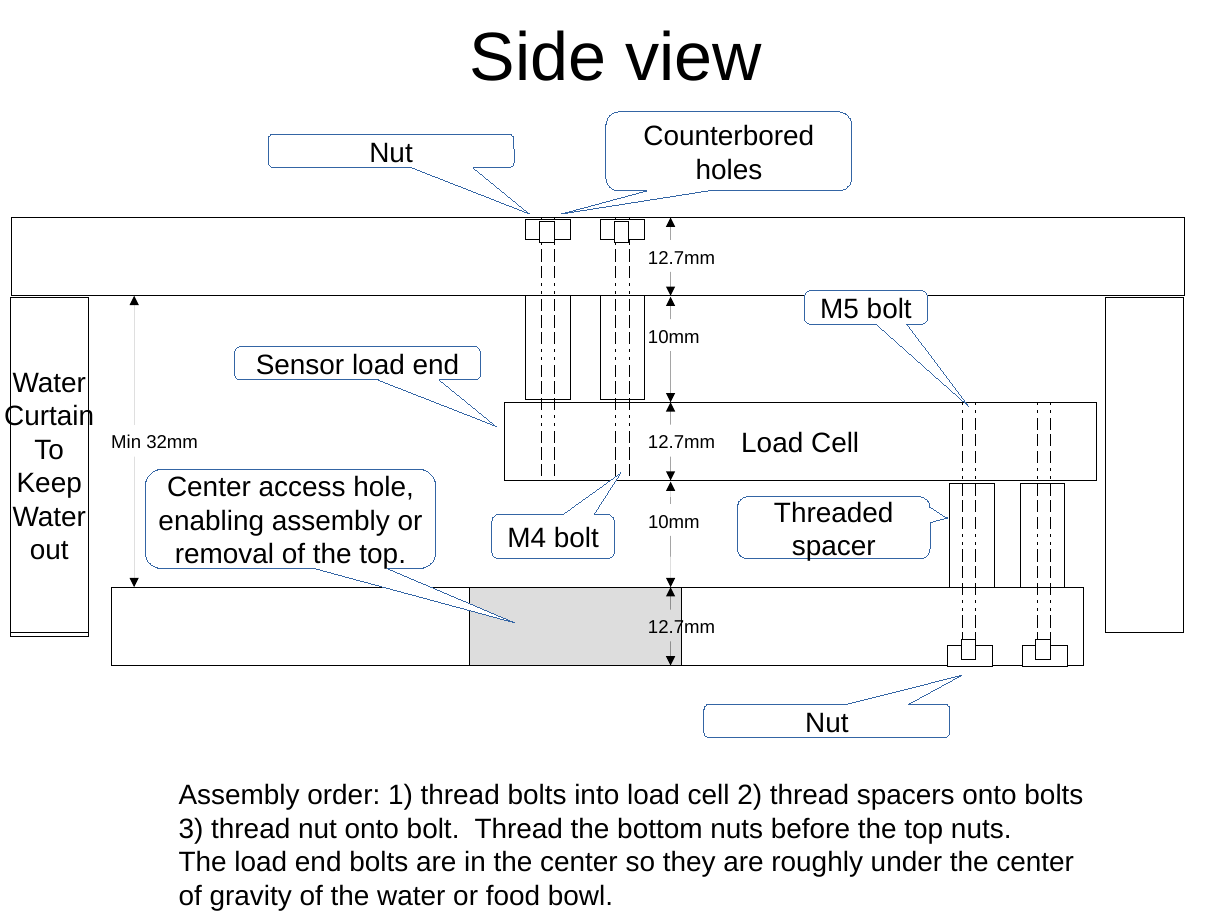
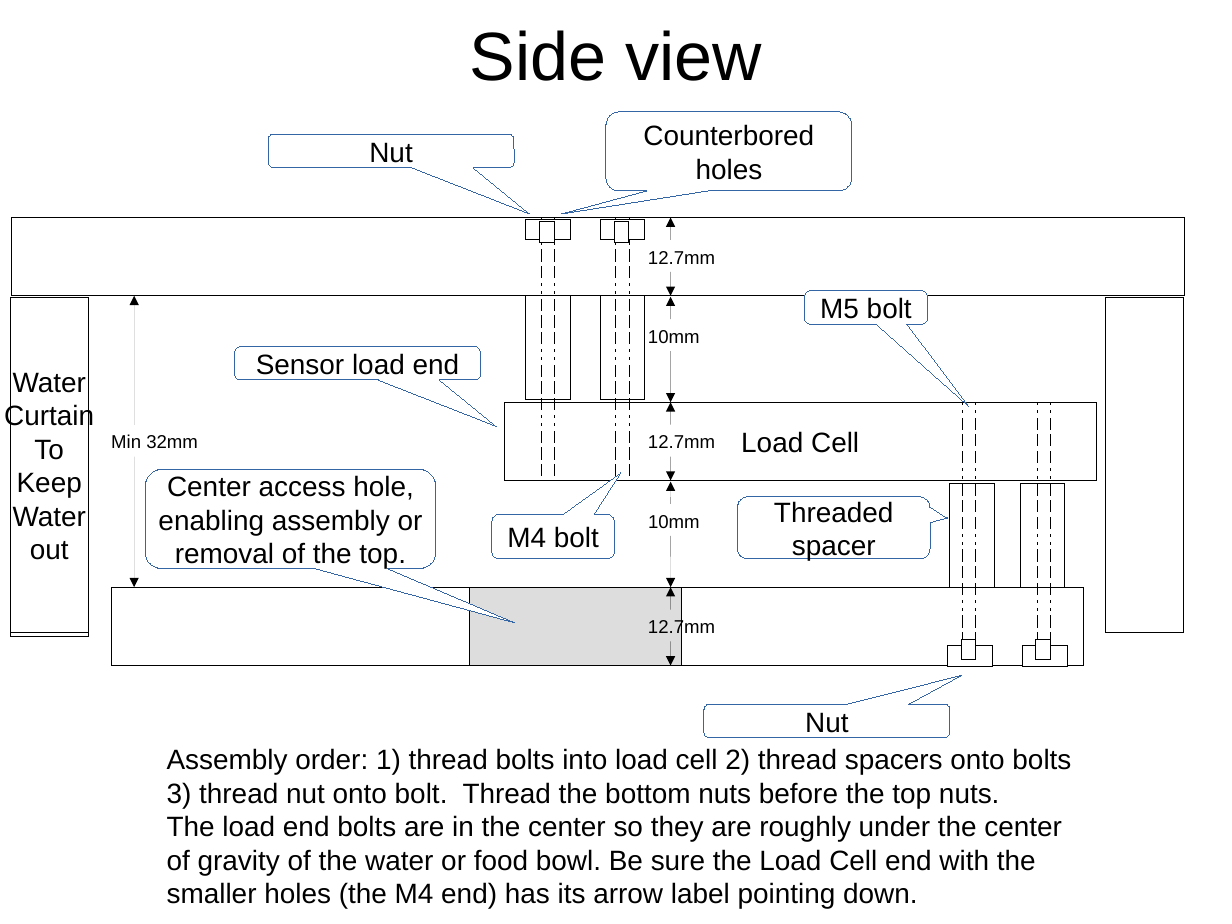
Before and after one commit to bneedhamia/CurieBLEBowlScale, a slide deck: slide 2 of MechanicalNotes.odp. Drawn at 1232x924 pixels with LibreOffice and Linux fonts; fonts in the diff are those of the drawing. Boxes give left, top, right and bottom in pixels: in the first picture for what was removed or moved away, otherwise in the second. Text is boxed around its words. In the diff, an @@ line names an element or a change of style, - is before the commit and + after.

```diff
--- a/MechanicalNotes.odp
+++ b/MechanicalNotes.odp
@@ text "Assembly order: 1) thread bolts ...": place and size @@
-text "Assembly order: 1) thread bolts ..." at bbox=[179, 783, 1083, 910]
+text "Assembly order: 1) thread bolts ..." at bbox=[167, 748, 1071, 909]
@@ text at bbox=[167, 815, 1062, 909]: text changed @@
-The load end bolts are in the center so they are roughly under the center of gravity of the water or food bowl.
+The load end bolts are in the center so they are roughly under the center of gravity of the water or food bowl. Be sure the Load Cell end with the smaller holes (the M4 end) has its arrow label pointing down.
```
Also in this commit, not shown: 1 other slide changed, 5 other files.
